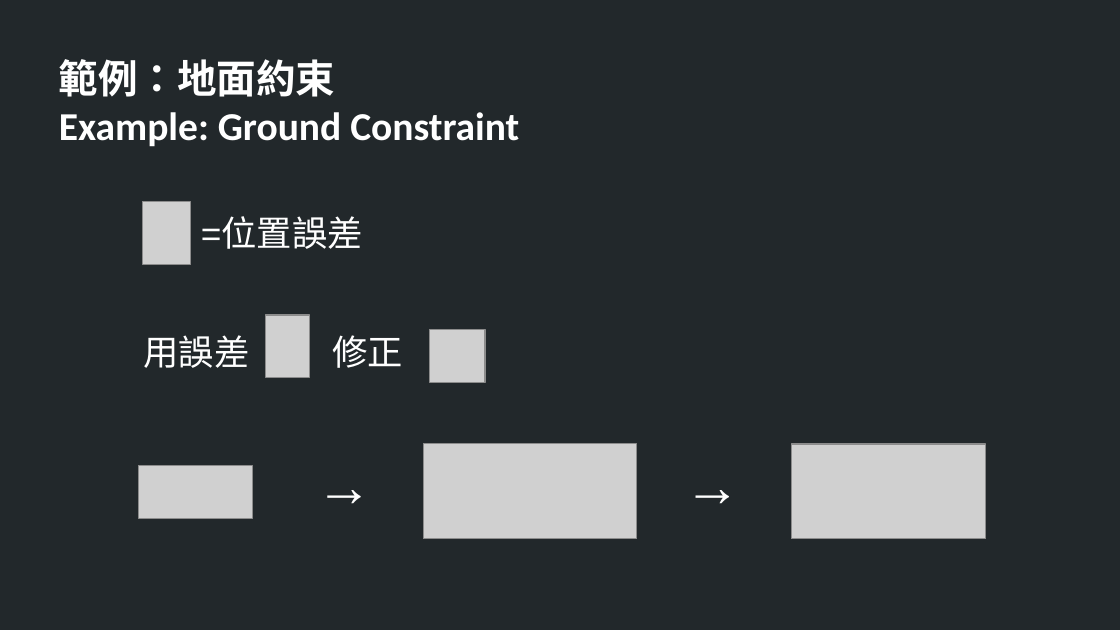
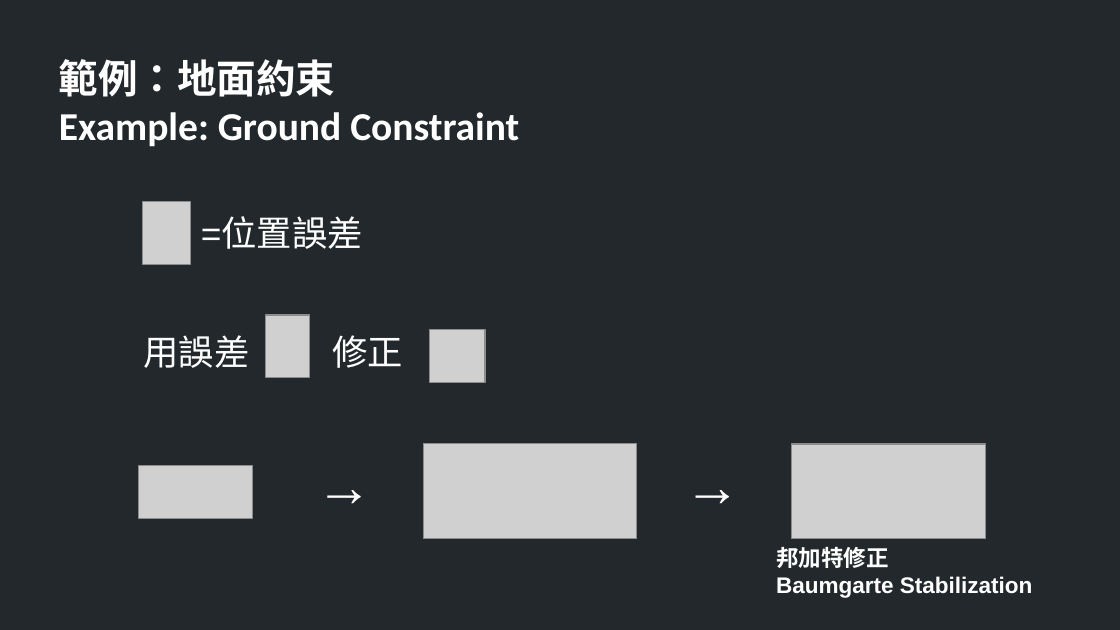
Before and after one commit to TheAllenChou/unity-physics-constraints, a slide deck: slide 7 of slides/01-constraint-basics-mandarin.odp. Drawn at 1120x630 pixels with LibreOffice and Linux fonts; fonts in the diff are those of the drawing; grey boxes stand for pictures. Boxes give left, top, right and bottom in pixels: in the first picture for what was removed or moved away, otherwise in the second. Text is boxed around its words. In the diff, an @@ line names an element or a change of style, - is before the commit and + after.

```diff
--- a/slides/01-constraint-basics-mandarin.odp
+++ b/slides/01-constraint-basics-mandarin.odp
@@ text added at [776, 547, 1033, 598], 16 pt, text #FFFFFF, bold @@
+邦加特修正
+Baumgarte Stabilization
```
Also in this commit, not shown: 2 other slides changed, 1 slide added, 1 slide removed, 7 other files.
